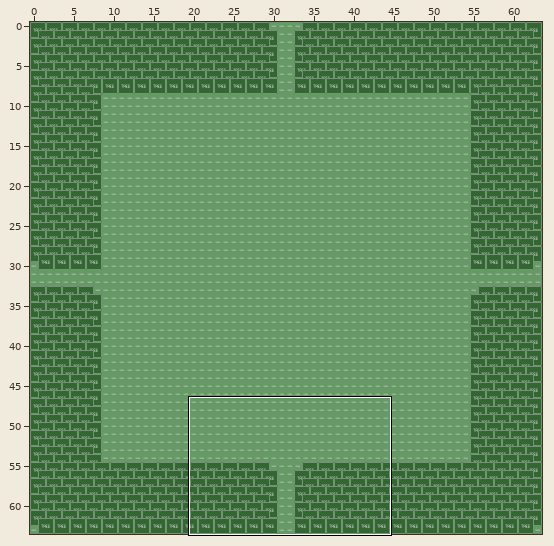
Level history. Tiled map: maps/1.tmx. Above, an overview of the earlier version with the close-up marked.
Close-up. Before the commit:
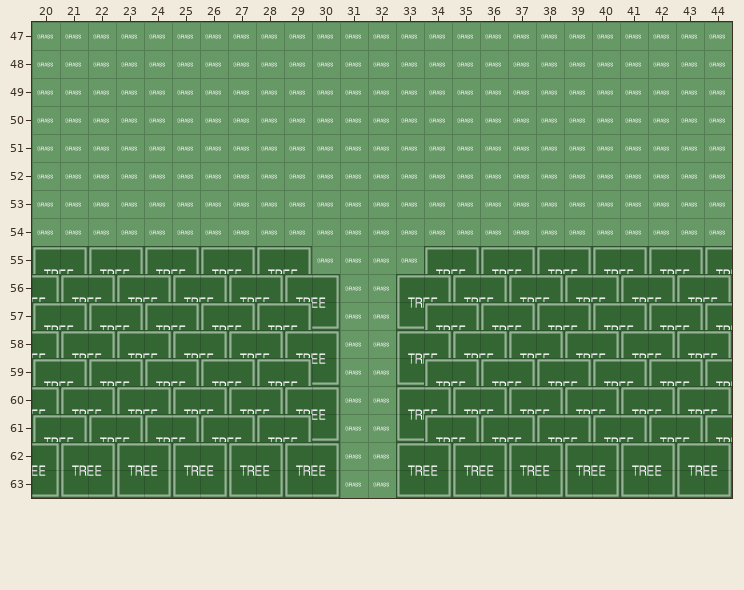
Cells are 64x64 px. Shown: x 20..44, y 47..63. The commit also changed other parts of the map, which this record leaves out.
After:
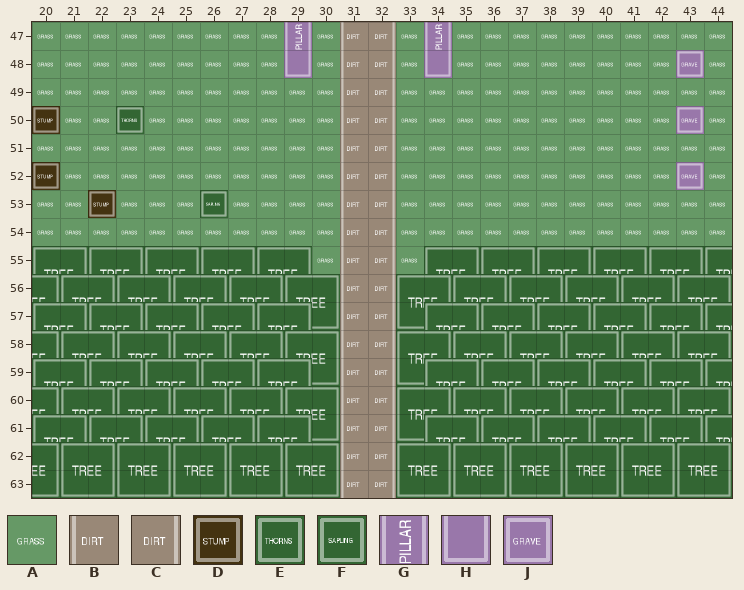
Key: from "bg_tileset": A 9, B 32, C 34; from "object_tileset": D 4, E 5, F 12, G 43, H 51, J 57.
_ is an empty cell, . an unchanged one.
What changed:
--- layer "bg"
@@ x 31..32 @@
-47 AA
-48 AA
-49 AA
-50 AA
-51 AA
-52 AA
-53 AA
-54 AA
-55 AA
-56 AA
-57 AA
-58 AA
-59 AA
-60 AA
-61 AA
-62 AA
-63 AA
+47 BC
+48 BC
+49 BC
+50 BC
+51 BC
+52 BC
+53 BC
+54 BC
+55 BC
+56 BC
+57 BC
+58 BC
+59 BC
+60 BC
+61 BC
+62 BC
+63 BC
--- layer "static objects"
@@ x 29..43 @@
-47 _...._.........
-48 _...._........_
+47 G....G.........
+48 H....H........J
@@ x 20..43 @@
-50 _.._..................._
+50 D..E...................J
@@ x 20..43 @@
-52 _......................_
-53 .._..._.................
+52 D......................J
+53 ..D...F.................
